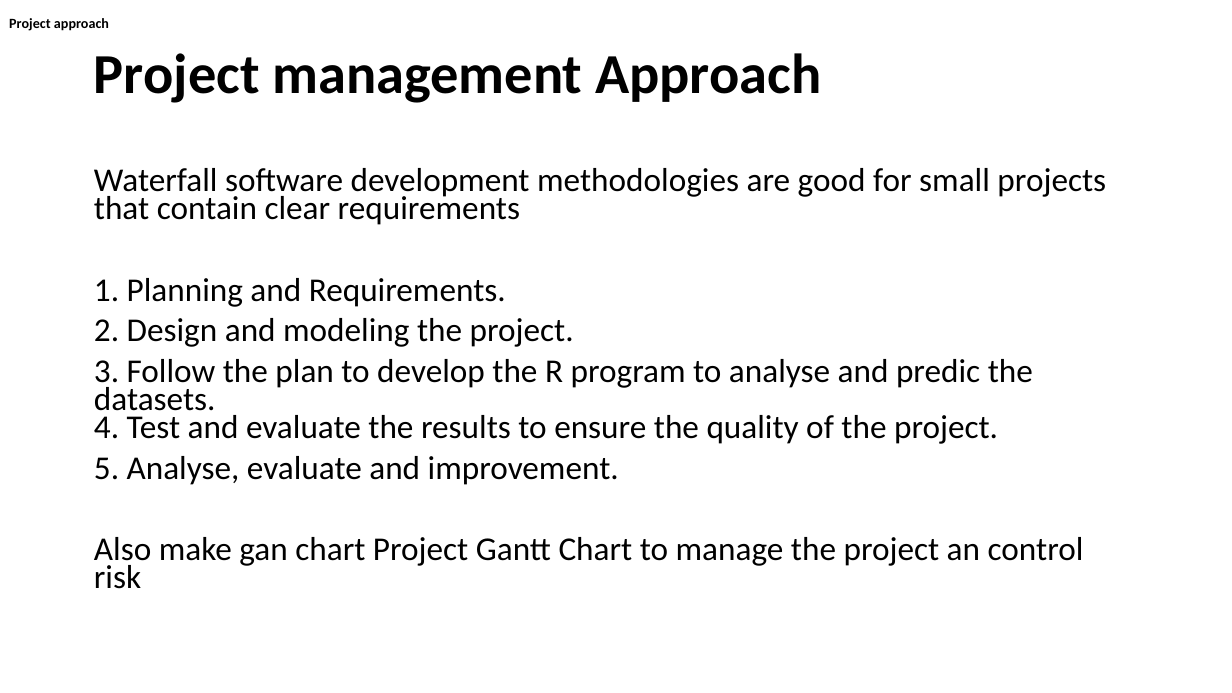
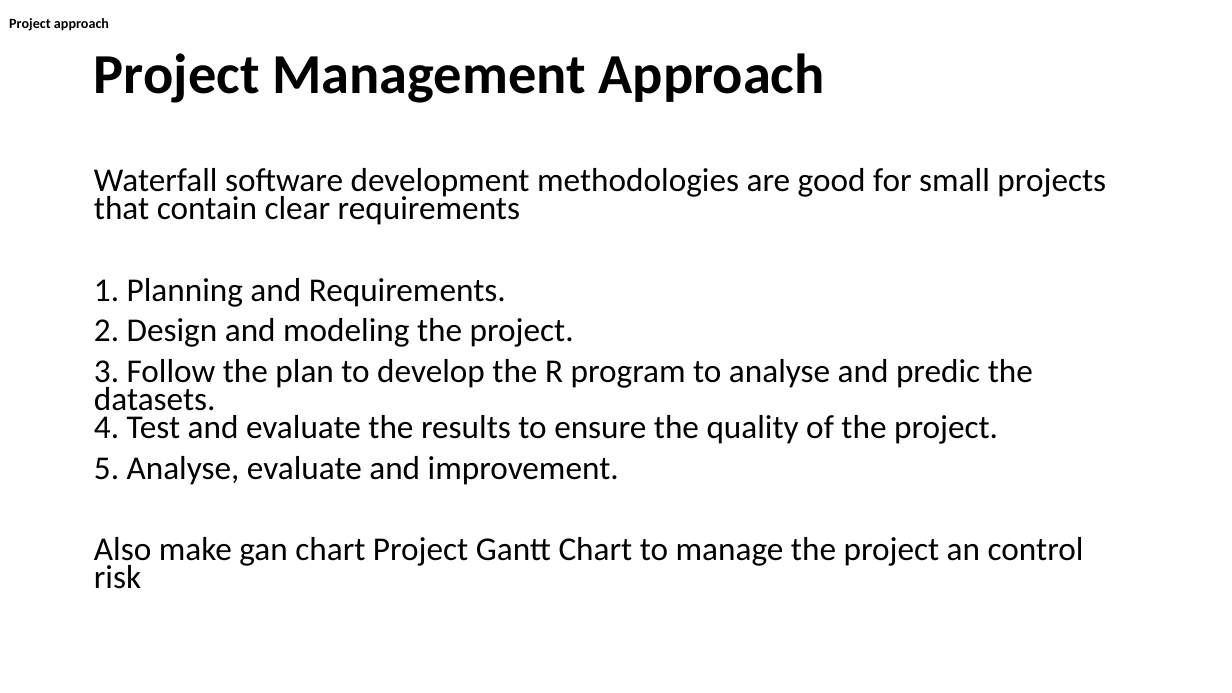
Before and after one commit to Rena-zhou/IFN702, a slide deck: slide 11 of Project presentation (presentation)- zhiying.pptx. Drawn at 1232x693 pixels with LibreOffice and Linux fonts; fonts in the diff are those of the drawing. Boxes give left, top, right and bottom in pixels: in the first picture for what was removed or moved away, otherwise in the second. Text is boxed around its words. In the diff, an @@ line names an element or a change of style, - is before the commit and + after.

```diff
--- a/Project presentation (presentation)- zhiying.pptx
+++ b/Project presentation (presentation)- zhiying.pptx
@@ title at box(94, 53, 825, 103): text changed @@
-Project management Approach
+Project Management Approach
```
Also in this commit, not shown: 6 other slides changed.
